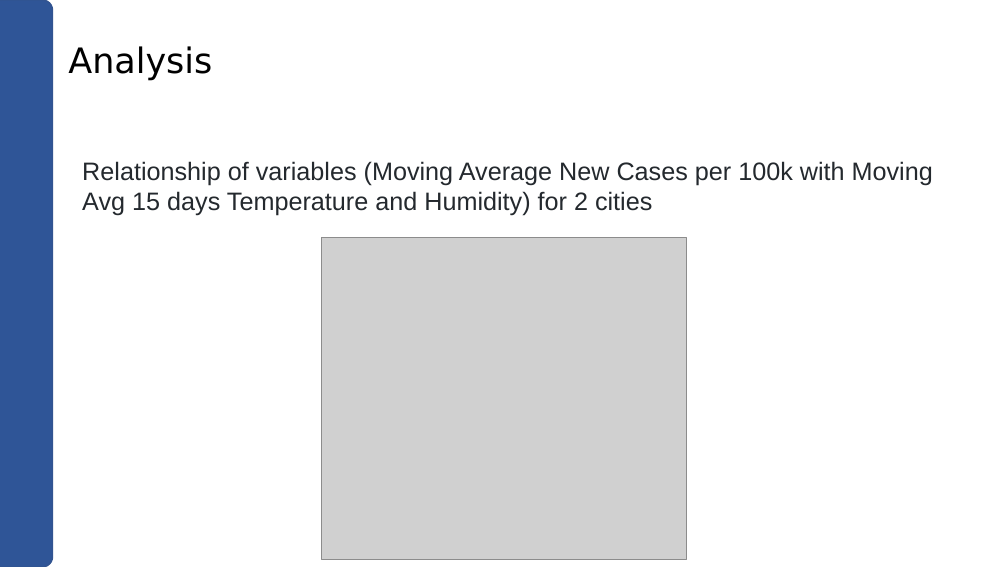
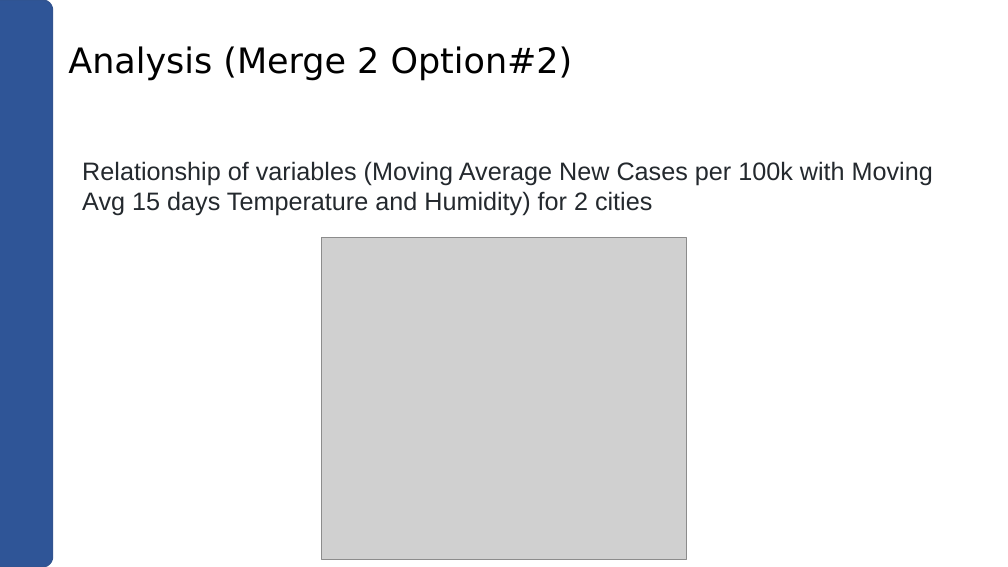
Before and after one commit to archinarula/Group-5-Project, a slide deck: slide 13 of Kushal_Work/Group_5-Presentation-V1_2.pptx (slide 21 before the commit). Drawn at 1008x567 pixels with LibreOffice and Linux fonts; fonts in the diff are those of the drawing; grey boxes stand for pictures. Boxes give left, top, right and bottom in pixels: in the first picture for what was removed or moved away, otherwise in the second. Text is boxed around its words. In the diff, an @@ line names an element or a change of style, - is before the commit and + after.

```diff
--- a/Kushal_Work/Group_5-Presentation-V1_2.pptx
+++ b/Kushal_Work/Group_5-Presentation-V1_2.pptx
@@ title at box(68, 46, 573, 81): text changed @@
-Analysis
+Analysis (Merge 2 Option#2)
```
Also in this commit, not shown: 18 other slides changed.
